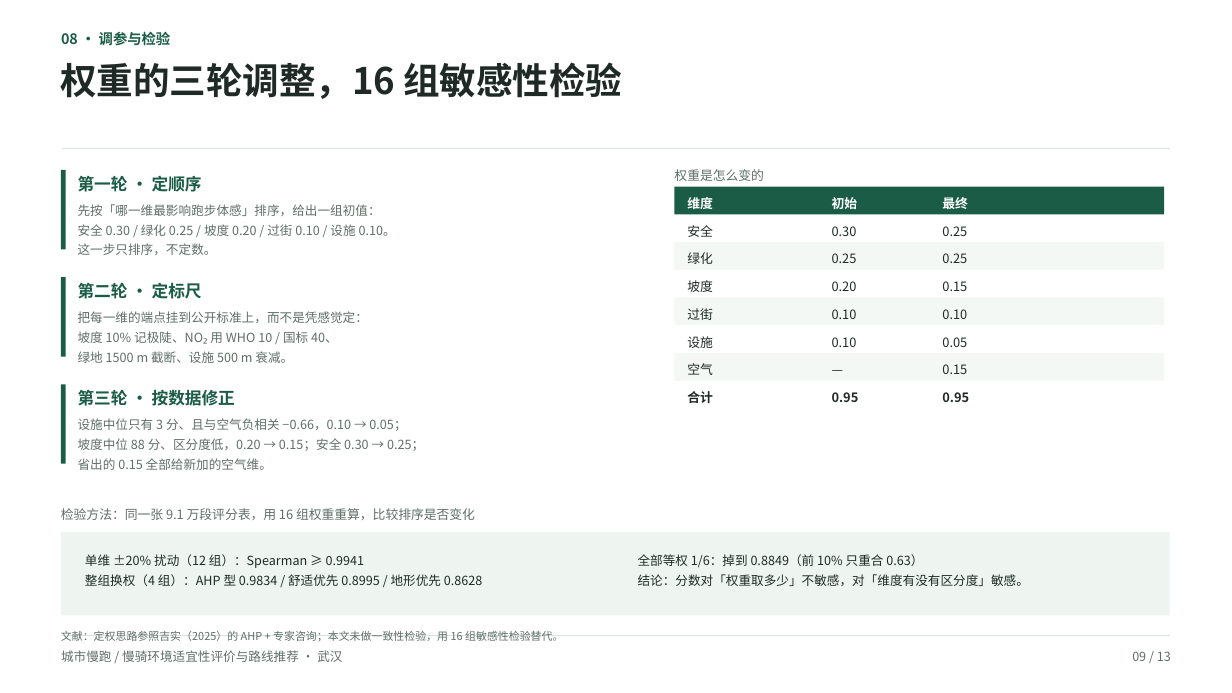
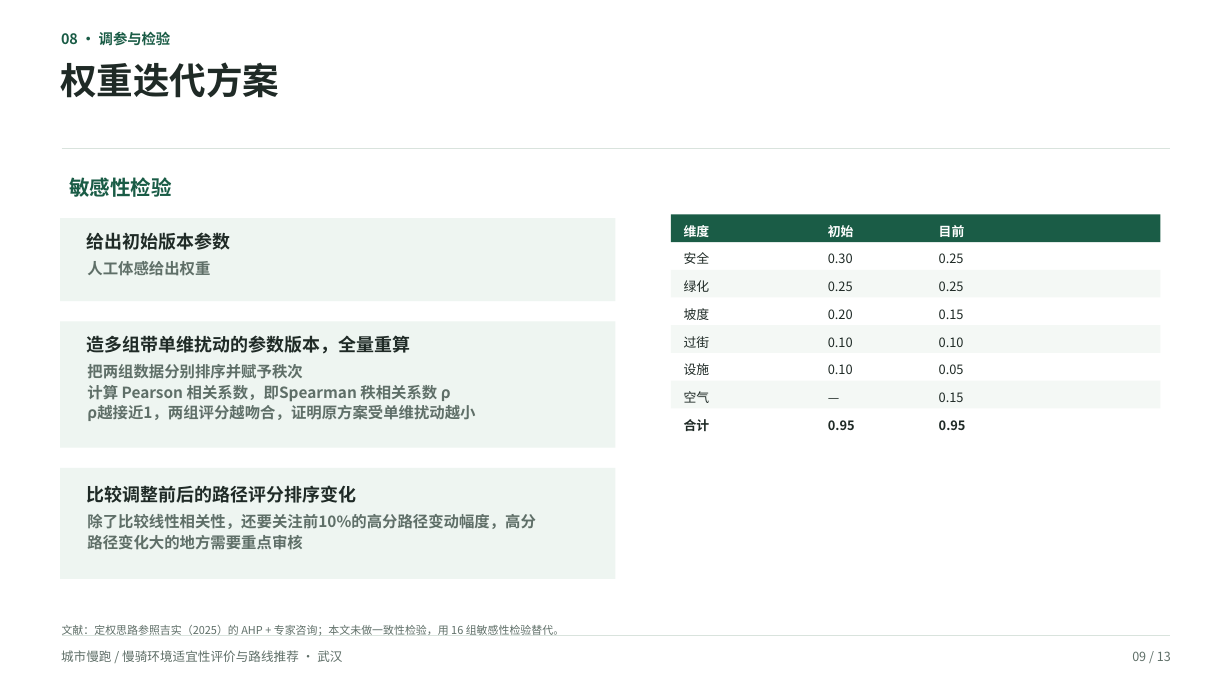
Before and after one commit to Cbj666/RouteRecommendationSystem, a slide deck: slide 9 of presentation/G7项目设计-2026113.pptx. Drawn at 1232x693 pixels with LibreOffice and Linux fonts; fonts in the diff are those of the drawing. Boxes give left, top, right and bottom in pixels: in the first picture for what was removed or moved away, otherwise in the second. Text is boxed around its words. In the diff, an @@ line names an element or a change of style, - is before the commit and + after.

```diff
--- a/presentation/G7项目设计-2026113.pptx
+++ b/presentation/G7项目设计-2026113.pptx
@@ text at <box>60,62,279,98</box>: text changed @@
-权重的三轮调整，16 组敏感性检验
+权重迭代方案
@@ rectangle removed at <box>61,170,66,250</box> @@
@@ text at <box>69,177,171,197</box>: text changed; size 13 to 16 pt @@
-第一轮 · 定顺序
+敏感性检验
@@ text removed at <box>674,169,764,181</box> @@
-权重是怎么变的
@@ text removed at <box>78,204,396,255</box> @@
-先按「哪一维最影响跑步体感」排序，给出一组初值：
-安全 0.30 / 绿化 0.25 / 坡度 0.20 / 过街 0.10 / 设施 0.10。
-这一步只排序，不定数。
@@ rectangle added at <box>60,218,616,301</box>, fill #EEF5F1 @@
@@ text added at <box>87,232,231,250</box>, 14 pt, text #1F2A26, bold @@
+给出初始版本参数
@@ text at <box>939,225,965,237</box>: text changed @@
-最终
+目前
@@ text added at <box>87,261,210,276</box>, 12 pt, text #5F6F68, bold @@
+人工体感给出权重
@@ rectangle removed at <box>61,277,66,357</box> @@
@@ text removed at <box>78,282,202,299</box> @@
-第二轮 · 定标尺
@@ rectangle added at <box>60,322,616,448</box>, fill #EEF5F1 @@
@@ text removed at <box>78,311,368,363</box> @@
-把每一维的端点挂到公开标准上，而不是凭感觉定：
-坡度 10% 记极陡、NO₂ 用 WHO 10 / 国标 40、
-绿地 1500 m 截断、设施 500 m 衰减。
@@ 6 texts, 2 rectangles: place and size @@
-6 texts, 2 rectangles at <box>675,187,1165,377</box>
+6 texts, 2 rectangles at <box>671,214,1161,405</box>
@@ text added at <box>87,335,411,354</box>, 14 pt, text #1F2A26, bold @@
+造多组带单维扰动的参数版本，全量重算
@@ rectangle removed at <box>61,384,66,464</box> @@
@@ text added at <box>87,364,475,421</box>, 12 pt, text #5F6F68, bold @@
+把两组数据分别排序并赋予秩次
+计算 Pearson 相关系数，即Spearman 秩相关系数 ρ
+ρ越接近1，两组评分越吻合，证明原方案受单维扰动越小
@@ 17 texts, 2 rectangles: place and size @@
-17 texts, 2 rectangles at <box>675,197,1165,403</box>
+17 texts, 2 rectangles at <box>671,225,1161,431</box>
@@ text removed at <box>78,390,235,406</box> @@
-第三轮 · 按数据修正
@@ text removed at <box>78,418,424,470</box> @@
-设施中位只有 3 分、且与空气负相关 −0.66，0.10 → 0.05；
-坡度中位 88 分、区分度低，0.20 → 0.15；安全 0.30 → 0.25；
-省出的 0.15 全部给新加的空气维。
@@ rectangle: place and size @@
-rectangle at <box>61,532,1170,616</box>
+rectangle at <box>60,468,616,579</box>
@@ text removed at <box>61,508,475,520</box> @@
-检验方法：同一张 9.1 万段评分表，用 16 组权重重算，比较排序是否变化
@@ text added at <box>87,485,357,503</box>, 14 pt, text #1F2A26, bold @@
+比较调整前后的路径评分排序变化
@@ text added at <box>87,514,536,550</box>, 12 pt, text #5F6F68, bold @@
+除了比较线性相关性，还要关注前10%的高分路径变动幅度，高分路径变化大的地方需要重点审核
@@ text removed at <box>85,554,483,586</box> @@
-单维 ±20% 扰动（12 组）：Spearman ≥ 0.9941
-整组换权（4 组）：AHP 型 0.9834 / 舒适优先 0.8995 / 地形优先 0.8628
@@ text removed at <box>638,554,1029,586</box> @@
-全部等权 1/6：掉到 0.8849（前 10% 只重合 0.63）
-结论：分数对「权重取多少」不敏感，对「维度有没有区分度」敏感。
@@ text "文献：定权思路参照吉实（2025）的 AHP + 专家咨询；本文未做一致性检验，用 16 ...": place and size @@
-text "文献：定权思路参照吉实（2025）的 AHP + 专家咨询；本文未做一致性检验，用 16 ..." at <box>61,631,563,642</box>
+text "文献：定权思路参照吉实（2025）的 AHP + 专家咨询；本文未做一致性检验，用 16 ..." at <box>62,625,564,636</box>
```
Also in this commit, not shown: 5 other slides changed, 55 other files.
